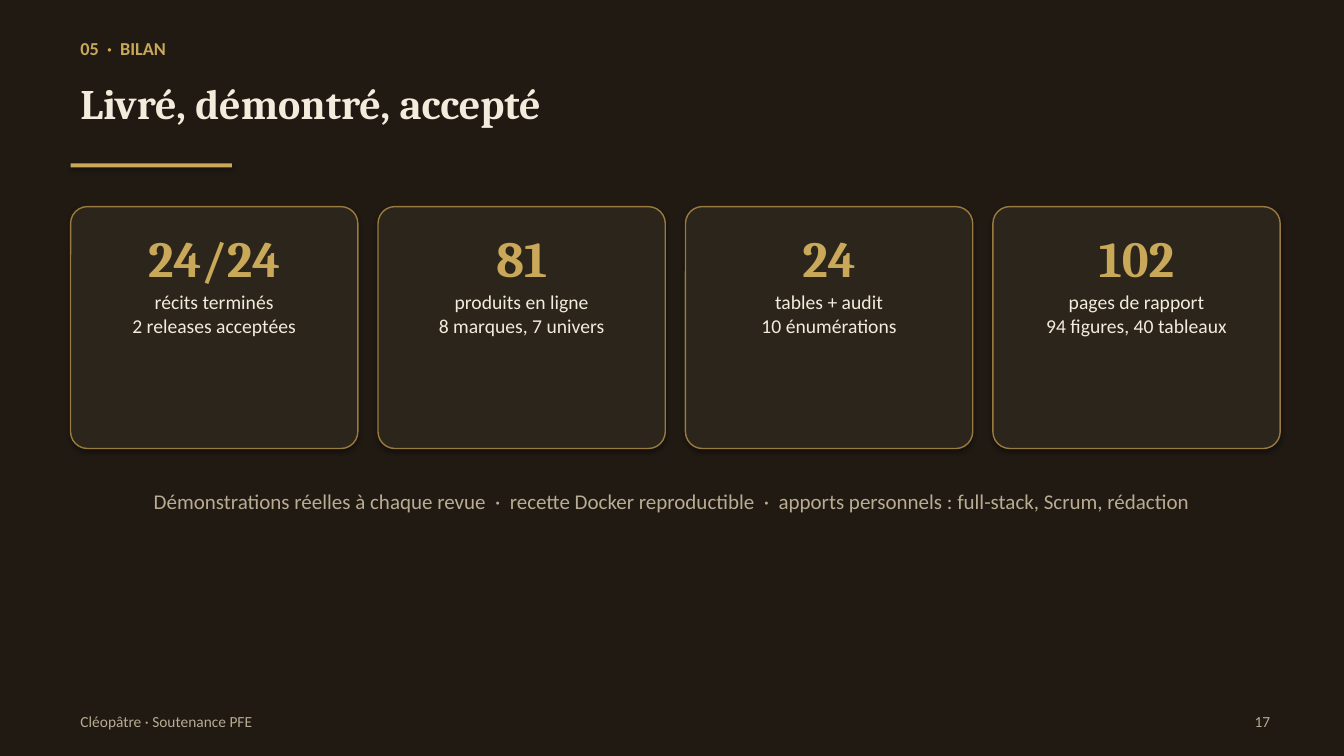
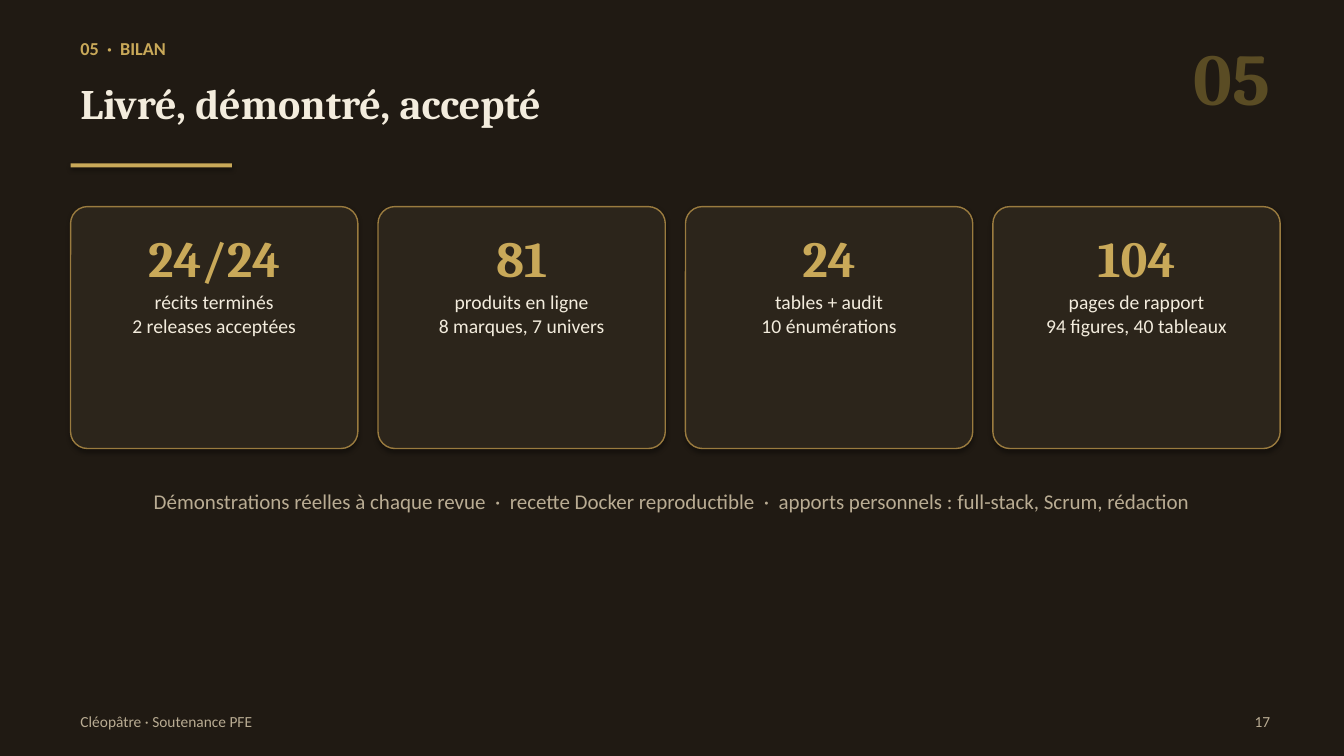
Before and after one commit to Nsm77/cleo-final, a slide deck: slide 17 of soutenance/Soutenance_PFE_Cleopatre.pptx. Drawn at 1344x756 pixels with LibreOffice and Linux fonts; fonts in the diff are those of the drawing. Boxes give left, top, right and bottom in pixels: in the first picture for what was removed or moved away, otherwise in the second. Text is boxed around its words. In the diff, an @@ line names an element or a change of style, - is before the commit and + after.

```diff
--- a/soutenance/Soutenance_PFE_Cleopatre.pptx
+++ b/soutenance/Soutenance_PFE_Cleopatre.pptx
@@ text added at <box>1194,56,1271,105</box>, 52 pt, text #5A4C24, bold @@
+05
@@ text at <box>1098,242,1176,278</box>: text changed @@
-102
+104
```
Also in this commit, not shown: 17 other slides changed, 5 slides added, 4 other files.
